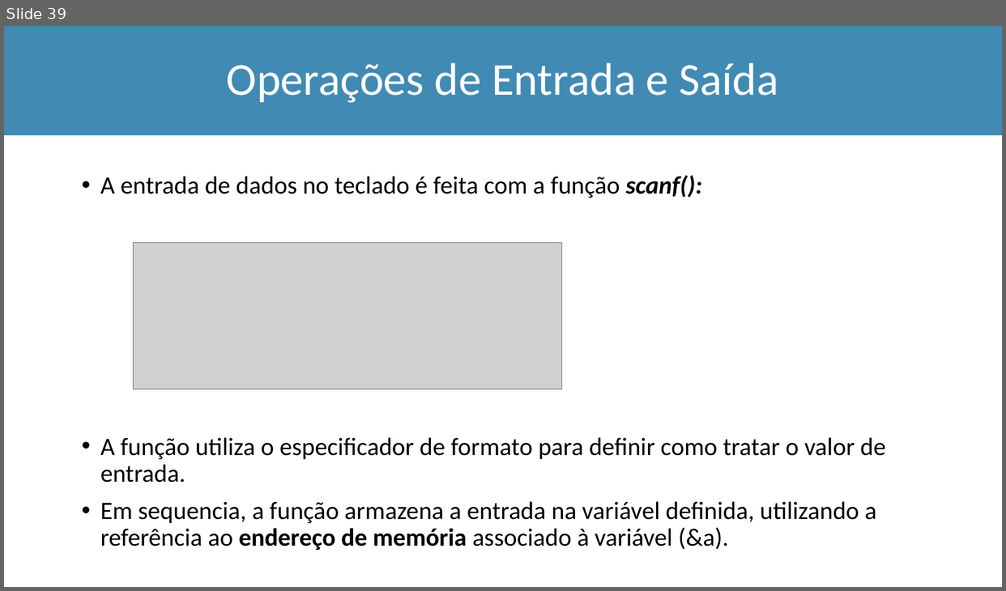
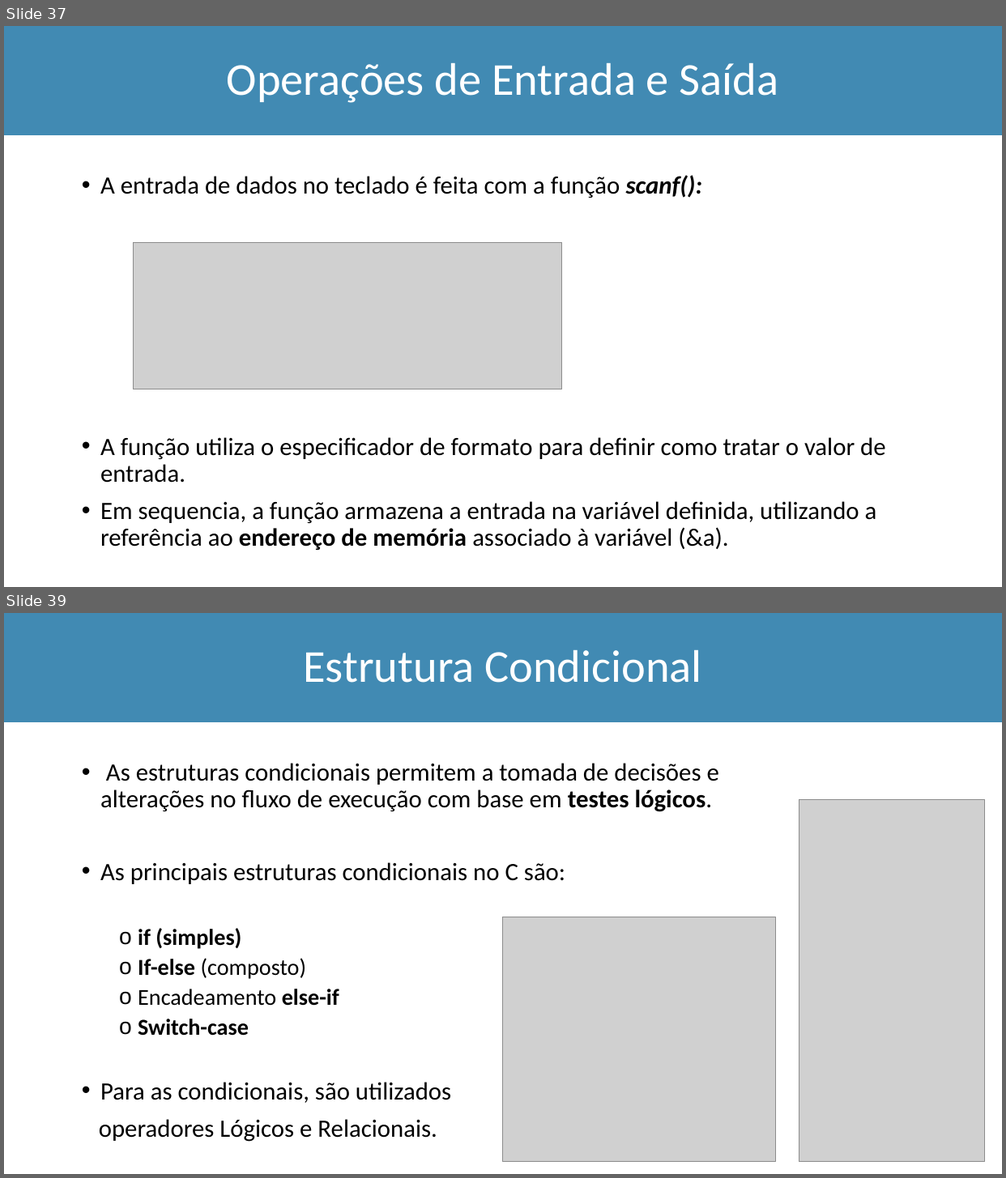
Before and after one commit to Marcio-Salmazo/Aulas, a slide deck: UNIUBE-LP/Teoria_LP.pptx. Shown one above the other, each under a label of ours: slide 39 before the commit, slides 37 and 39 after it; the slides between them are not shown. The pictures are 1006x591 and 1006x1178 pixels, drawn with LibreOffice and Linux fonts; fonts in the diff are those of the drawing; grey boxes stand for pictures. Boxes give left, top, right and bottom in pixels: in the first picture for what was removed or moved away, otherwise in the second. Text is boxed around its words. In the diff, an @@ line names an element or a change of style, - is before the commit and + after.

```diff
--- a/UNIUBE-LP/Teoria_LP.pptx
+++ b/UNIUBE-LP/Teoria_LP.pptx
@@ slide 39 added at (4,613,1002,1174), background #FFFFFF @@
@@ rectangle added at (4,613,1002,722), fill #418AB3, outline #418AB3 1 pt @@
@@ title added at (303,650,701,683), 44 pt, text #FFFFFF @@
+Estrutura Condicional
@@ text added at (99,763,719,1142), 24 pt, text #000000 @@
+• As estruturas condicionais permitem a tomada de decisões e alterações no fluxo de execução com base em testes lógicos.
+• As principais estruturas condicionais no C são:
+  o if (simples)
+  o If-else (composto)
+  o Encadeamento else-if
+  o Switch-case
+• Para as condicionais, são utilizados
+operadores Lógicos e Relacionais.
@@ picture added at (799,799,985,1161) @@
@@ picture added at (503,917,776,1162) @@
@@ what was slide 39 is now slide 37 @@
```
Also in this commit, not shown: 3 slides changed, 14 other slides added, 3 other files.
